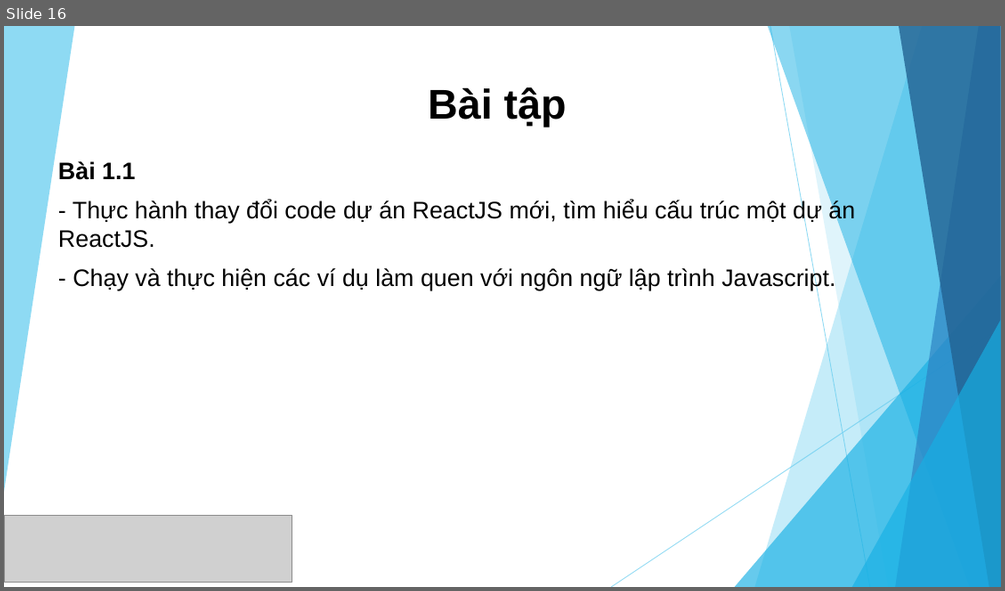
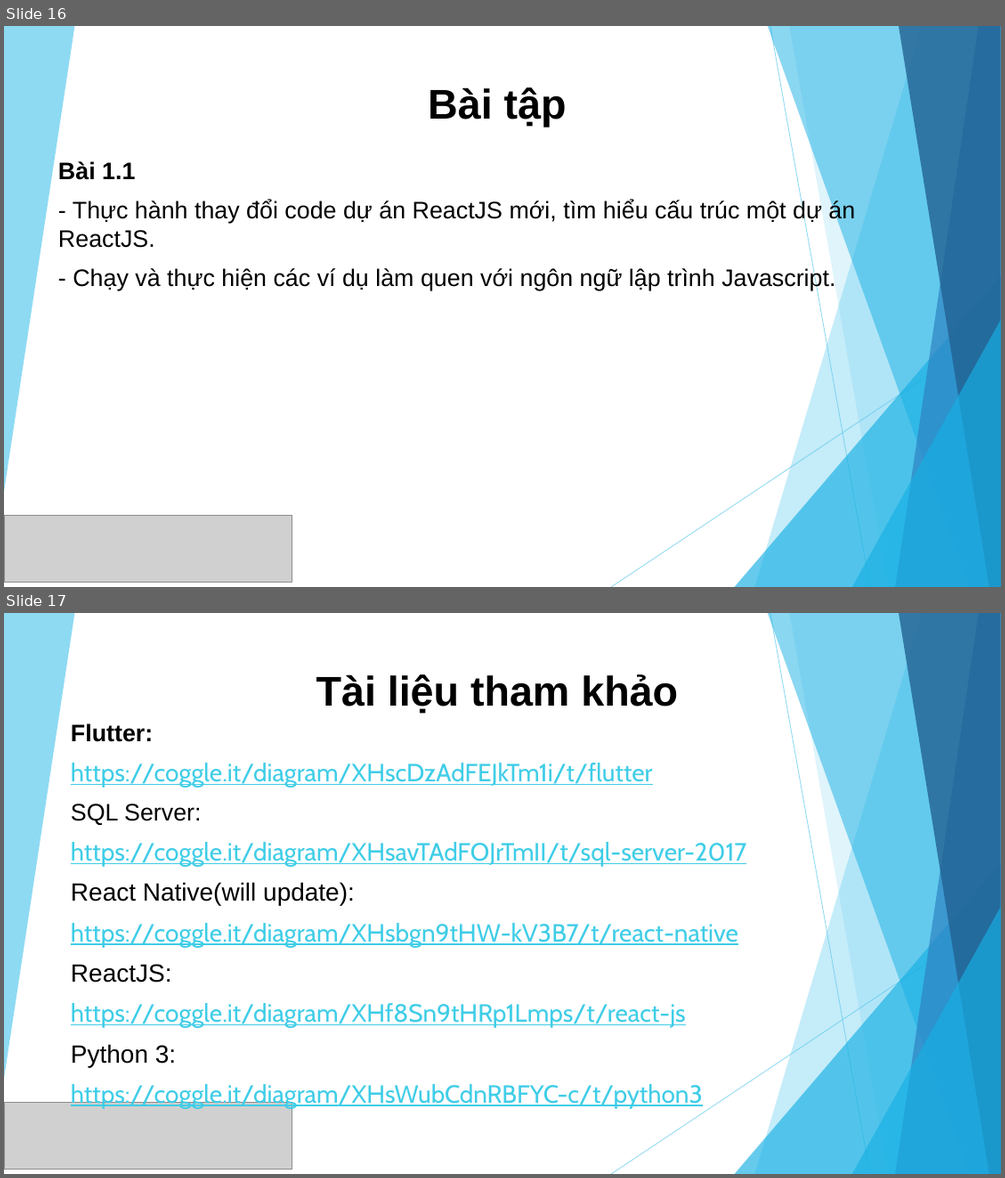
Before and after one commit to sunlight3d/CecomtechReactJST03-2019, a slide deck: Phần 1-Giới thiệu React JS.pptx. Shown one above the other, each under a label of ours: slide 16 before the commit, slides 16 and 17 after it. The pictures are 1005x591 and 1005x1178 pixels, drawn with LibreOffice and Linux fonts; fonts in the diff are those of the drawing; grey boxes stand for pictures. Boxes give left, top, right and bottom in pixels: in the first picture for what was removed or moved away, otherwise in the second. Text is boxed around its words. In the diff, an @@ line names an element or a change of style, - is before the commit and + after.

Commit message:
Add to github

```diff
--- a/Phần 1-Giới thiệu React JS.pptx
+++ b/Phần 1-Giới thiệu React JS.pptx
@@ slide 17 added at (4, 613, 1001, 1174), background #FFFFFF; not listed: 10 template elements that a slide beside it also shows @@
@@ title added at (316, 674, 678, 714), 40 pt, text #000000, bold @@
+Tài liệu tham khảo
@@ text added at (71, 723, 747, 1108), 24 pt, text #3FCDE7, underline @@
+Flutter:
+https://coggle.it/diagram/XHscDzAdFEJkTm1i/t/flutter
+SQL Server:
+https://coggle.it/diagram/XHsavTAdFOJrTmII/t/sql-server-2017
+React Native(will update):
+https://coggle.it/diagram/XHsbgn9tHW-kV3B7/t/react-native
+ReactJS:
+https://coggle.it/diagram/XHf8Sn9tHRp1Lmps/t/react-js
+Python 3:
+https://coggle.it/diagram/XHsWubCdnRBFYC-c/t/python3
@@ picture added at (4, 1102, 291, 1168) @@
```
